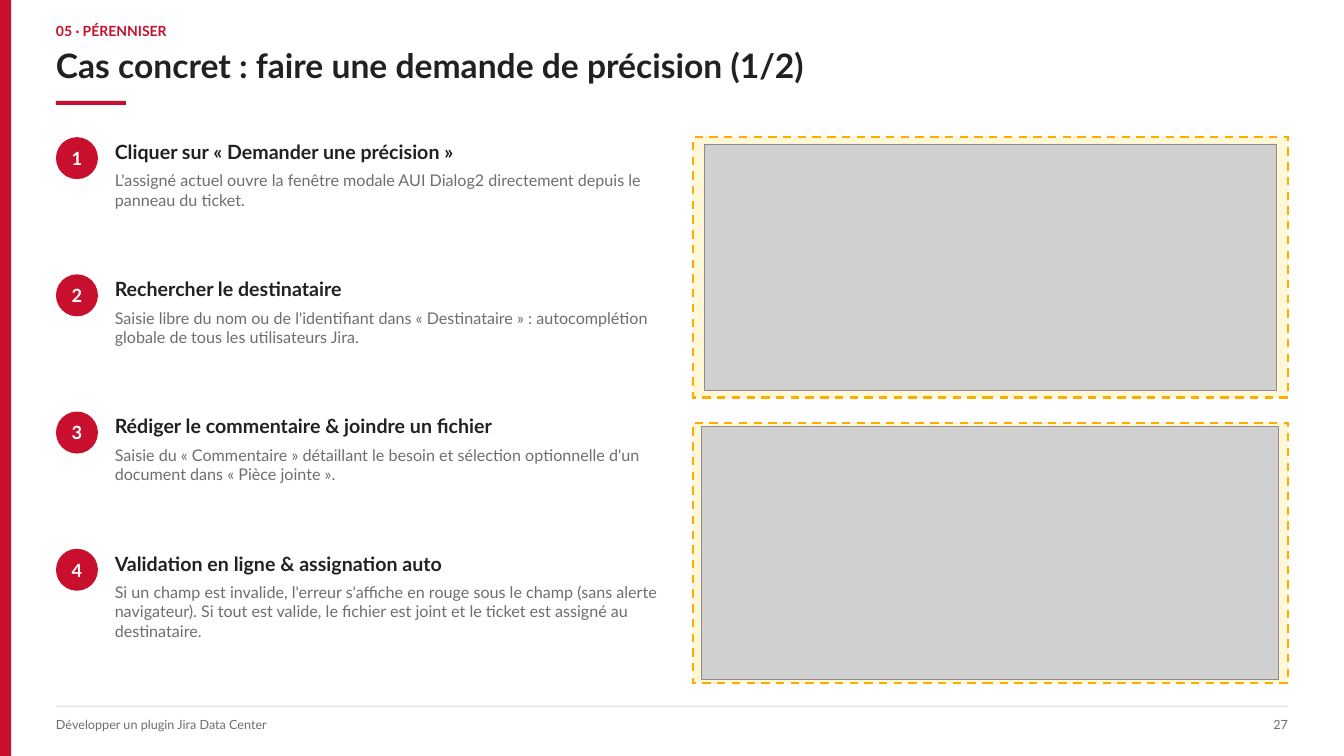
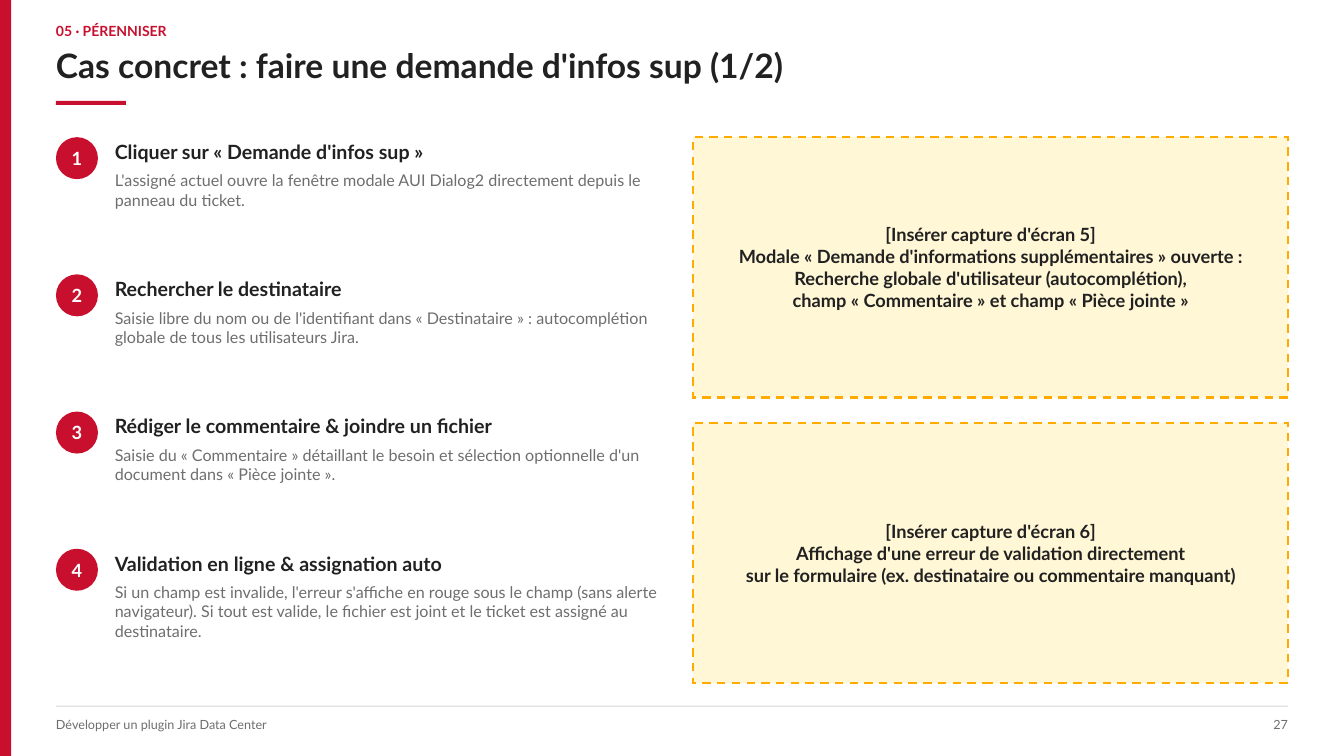
Before and after one commit to Etie20/jira-plugins, a slide deck: slide 27 of Presentation_Developpement_Plugin_Jira_DataCenter.pptx. Drawn at 1344x756 pixels with LibreOffice and Linux fonts; fonts in the diff are those of the drawing; grey boxes stand for pictures. Boxes give left, top, right and bottom in pixels: in the first picture for what was removed or moved away, otherwise in the second. Text is boxed around its words. In the diff, an @@ line names an element or a change of style, - is before the commit and + after.

Commit message:
chore: francisation des libelles (Demande d'infos sup, panneau-demande-infos-sup) et DPI (Data Process et Innovation)

```diff
--- a/Presentation_Developpement_Plugin_Jira_DataCenter.pptx
+++ b/Presentation_Developpement_Plugin_Jira_DataCenter.pptx
@@ text at bbox=[56, 52, 783, 84]: text changed @@
-Cas concret : faire une demande de précision (1/2)
+Cas concret : faire une demande d'infos sup (1/2)
@@ text at bbox=[115, 144, 410, 163]: text changed @@
-Cliquer sur « Demander une précision »
+Cliquer sur « Demande d'infos sup »
@@ picture removed at bbox=[705, 144, 1276, 390] @@
@@ text in rectangle at bbox=[739, 227, 1234, 311]: text added @@
+[Insérer capture d'écran 5]
+Modale « Demande d'informations supplémentaires » ouverte :
+Recherche globale d'utilisateur (autocomplétion),
+champ « Commentaire » et champ « Pièce jointe »
@@ picture removed at bbox=[702, 426, 1278, 681] @@
@@ text in rectangle at bbox=[746, 524, 1235, 585]: text added @@
+[Insérer capture d'écran 6]
+Affichage d'une erreur de validation directement
+sur le formulaire (ex. destinataire ou commentaire manquant)
```
Also in this commit, not shown: 15 other slides changed, 11 other files.
